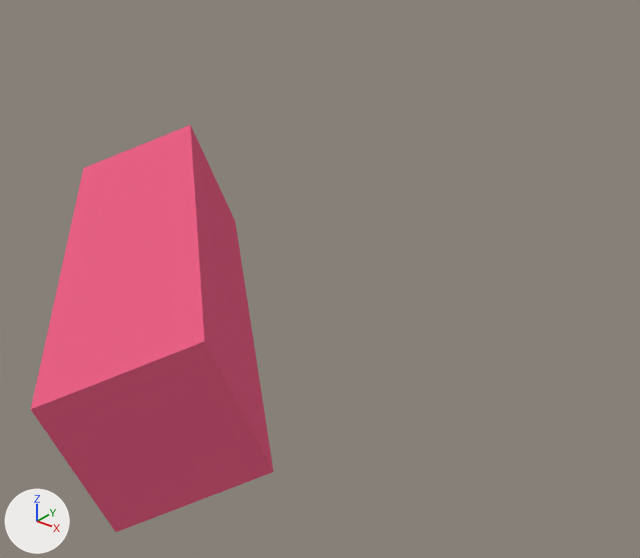
One commit to the Blender file assets/Models/box.blend: the scene before it, then after it.
Before and after are seen from a camera (50 mm lens) standing at (8.99, -7.53, 5.75) and looking at (1.8, 1.46, 0.18). Every picture has the same lights, and +X, +Y and +Z are marked at lower left.
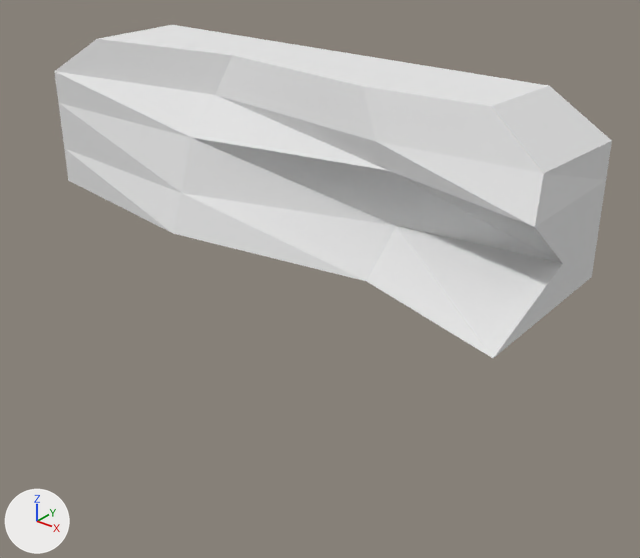
What differs and where, as boxes (x1, y1, x2, y2) in the pictures (640 x 558 px):
'Cube', recoloured, reshaped, moved, rescaled, turned
    before: (31, 125, 274, 532)
    after: (54, 25, 612, 358)

What changed in the scene script:
```text
Change mat_material:
    mat_material.base_color: (0.8, 0.118, 0.232) -> (0.8, 0.8, 0.8)  # pink #e76084 -> white #e7e7e7
Change me_cube:
    used by ob_cube; location = (0.0, 0.0, 0.0); rotation_euler = (-1.214, 0.0585, -0.748), in degrees (-70, 3.4, -43); scale = (3.42, 1.0, 1.0)
    remove me_cube.from_pydata(...)  # 8 vertices, 6 faces; spans x -1.0..1.0, y -1.0..1.0, z -1.0..1.0
    add me_cube.from_pydata(...)  # 40 vertices, 38 faces; spans x -1.0..4.09, y -1.72..1.0, z -1.0..1.49
    me_cube part 1
    6 vertices are removed from x -1.0..1.0, y -1.0..1.0, z -1.0..1.0
    6 faces are deleted
    28 vertices are added at x -1.0..4.09, y -1.72..1.0, z -1.0..1.49
    5 new vertices lie (0.0, 2.0, 0.0) away from vertices in x -1.0..4.09, y -1.0, z -1.0..0.89
    5 new vertices lie (1.86, 0.0, 0.0) away from vertices in x -1.0, y -1.0..1.0, z -1.0..0.89
    38 new faces join them
Change ob_cube:
    ob_cube.rotation_euler: (-1.214, 0.0585, -0.748) -> (0.0, 0.0, 0.0)  # degrees (-70, 3.4, -43) -> degrees (0, 0, 0)
    ob_cube.location: (0.0, 0.0, 0.0) -> (-2.77, 2.99, 1.21)
    ob_cube.scale: (3.42, 1.0, 1.0) -> (1.85, 1.09, 1.09)
```
